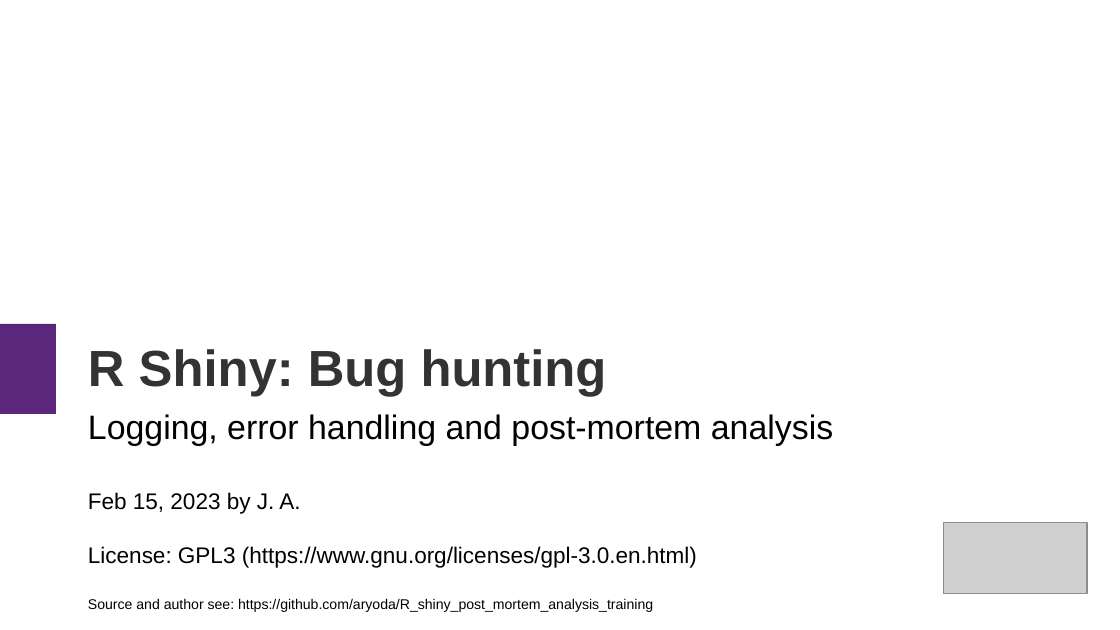
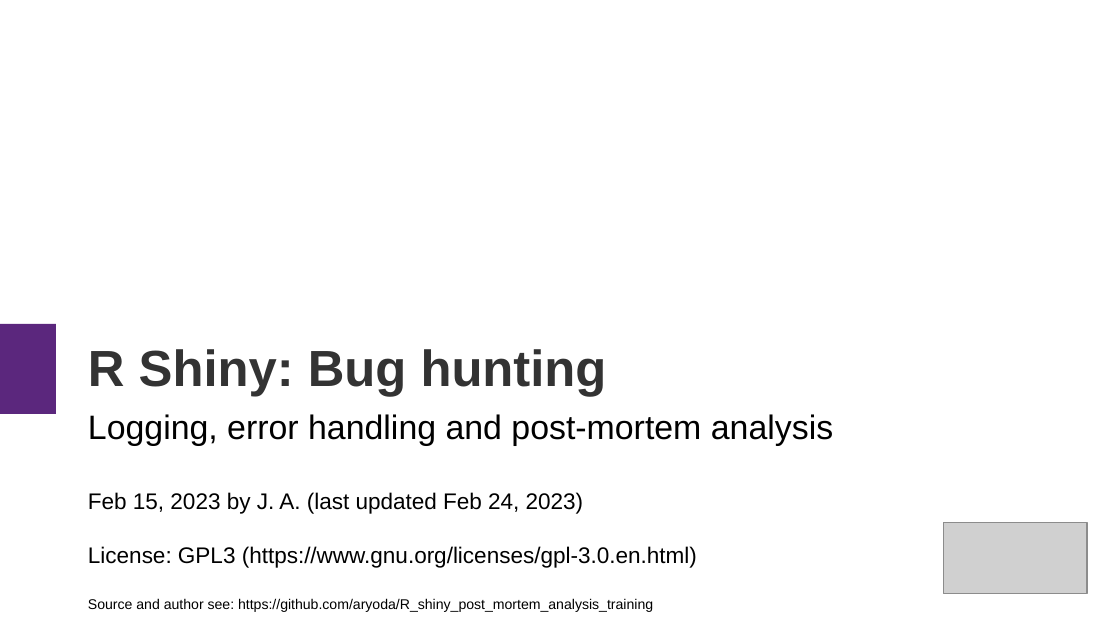
Before and after one commit to aryoda/R_shiny_post_mortem_analysis_training, a slide deck: slide 1 of Training slides (layout may be broken).pptx. Drawn at 1120x630 pixels with LibreOffice and Linux fonts; fonts in the diff are those of the drawing; grey boxes stand for pictures. Boxes give left, top, right and bottom in pixels: in the first picture for what was removed or moved away, otherwise in the second. Text is boxed around its words. In the diff, an @@ line names an element or a change of style, - is before the commit and + after.

```diff
--- a/Training slides (layout may be broken).pptx
+++ b/Training slides (layout may be broken).pptx
@@ text at [88,492,584,514]: text changed @@
-Feb 15, 2023 by J. A.
+Feb 15, 2023 by J. A. (last updated Feb 24, 2023)
```
Also in this commit, not shown: 4 other slides changed, 4 other files.
